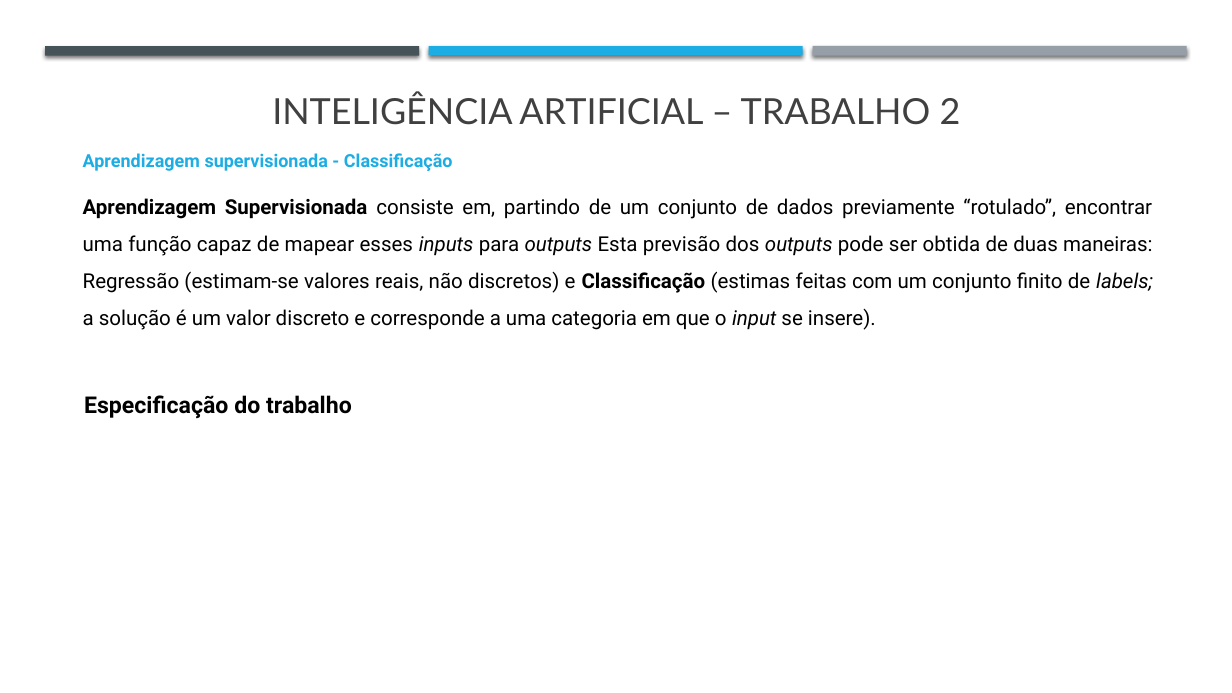
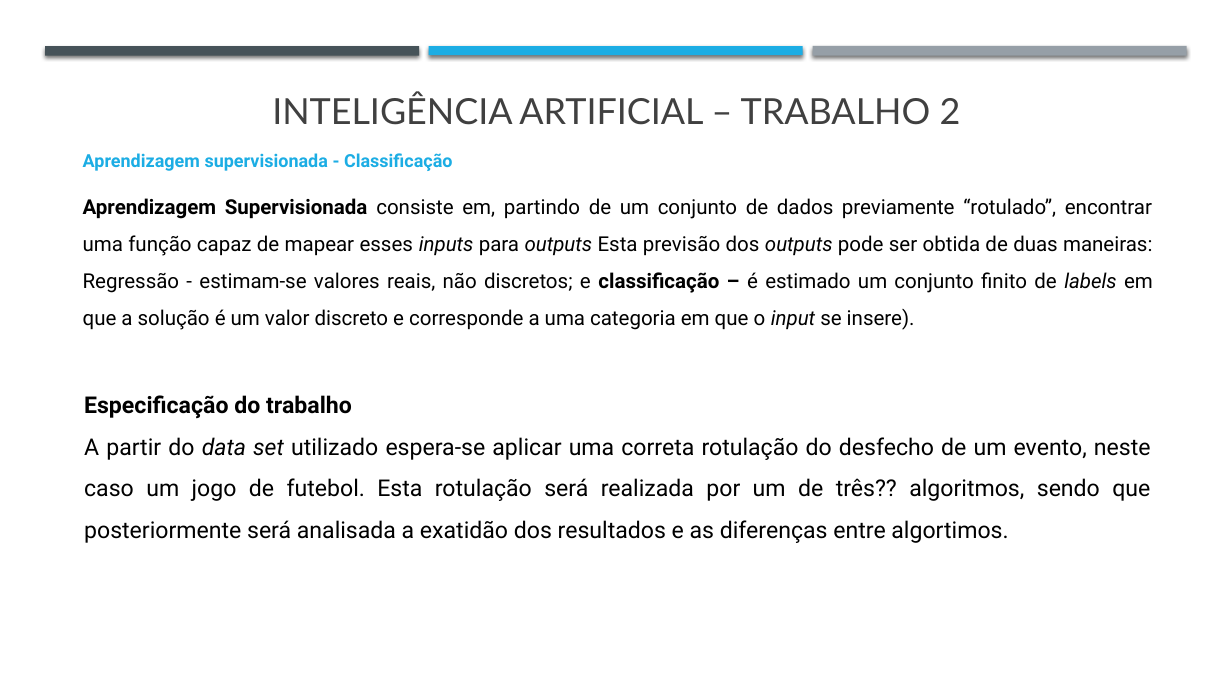
Before and after one commit to j-vm/FEUP_IART_2020, a slide deck: slide 2 of Assigment2/Checkpoint1_trabalho2.pptx. Drawn at 1232x693 pixels with LibreOffice and Linux fonts; fonts in the diff are those of the drawing. Boxes give left, top, right and bottom in pixels: in the first picture for what was removed or moved away, otherwise in the second. Text is boxed around its words. In the diff, an @@ line names an element or a change of style, - is before the commit and + after.

```diff
--- a/Assigment2/Checkpoint1_trabalho2.pptx
+++ b/Assigment2/Checkpoint1_trabalho2.pptx
@@ text at (x1=83, y1=198, x2=1153, y2=330): text changed @@
-Aprendizagem Supervisionada consiste em, partindo de um conjunto de dados previamente “rotulado”, encontrar uma função capaz de mapear esses inputs para outputs Esta previsão dos outputs pode ser obtida de duas maneiras: Regressão (estimam-se valores reais, não discretos) e Classificação (estimas feitas com um conjunto finito de labels; a solução é um valor discreto e corresponde a uma categoria em que o input se insere).
+Aprendizagem Supervisionada consiste em, partindo de um conjunto de dados previamente “rotulado”, encontrar uma função capaz de mapear esses inputs para outputs Esta previsão dos outputs pode ser obtida de duas maneiras: Regressão - estimam-se valores reais, não discretos; e classificação – é estimado um conjunto finito de labels em que a solução é um valor discreto e corresponde a uma categoria em que o input se insere).
@@ text at (x1=84, y1=437, x2=1151, y2=543): paragraph added @@
+A partir do data set utilizado espera-se aplicar uma correta rotulação do desfecho de um evento, neste caso um jogo de futebol. Esta rotulação será realizada por um de três?? algoritmos, sendo que posteriormente será analisada a exatidão dos resultados e as diferenças entre algortimos.
```
Also in this commit, not shown: 2 other slides changed, 1 slide added, 3 other files.
